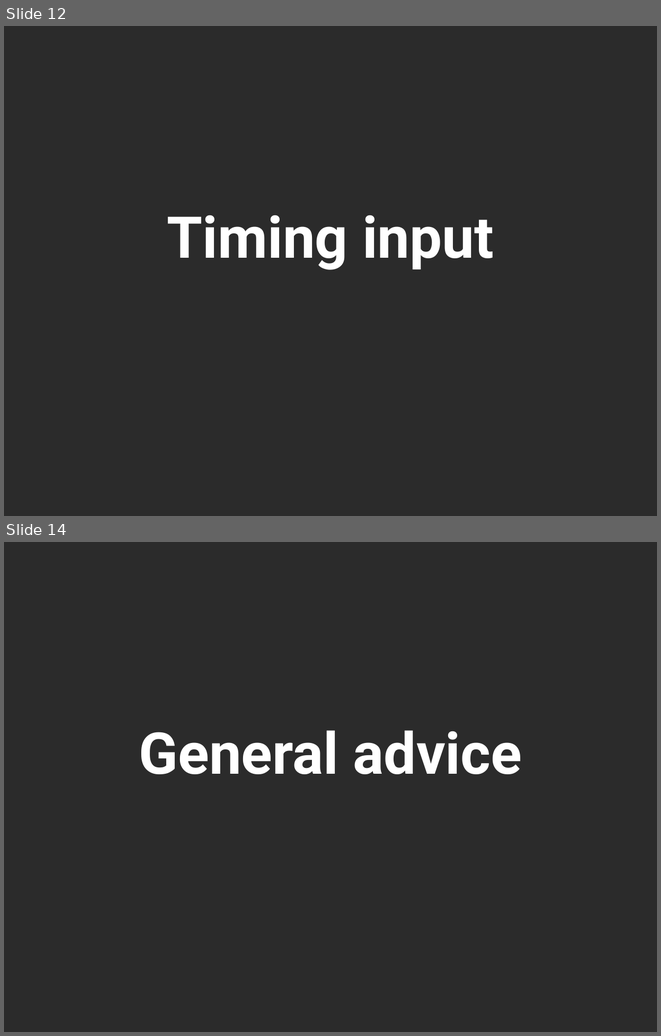
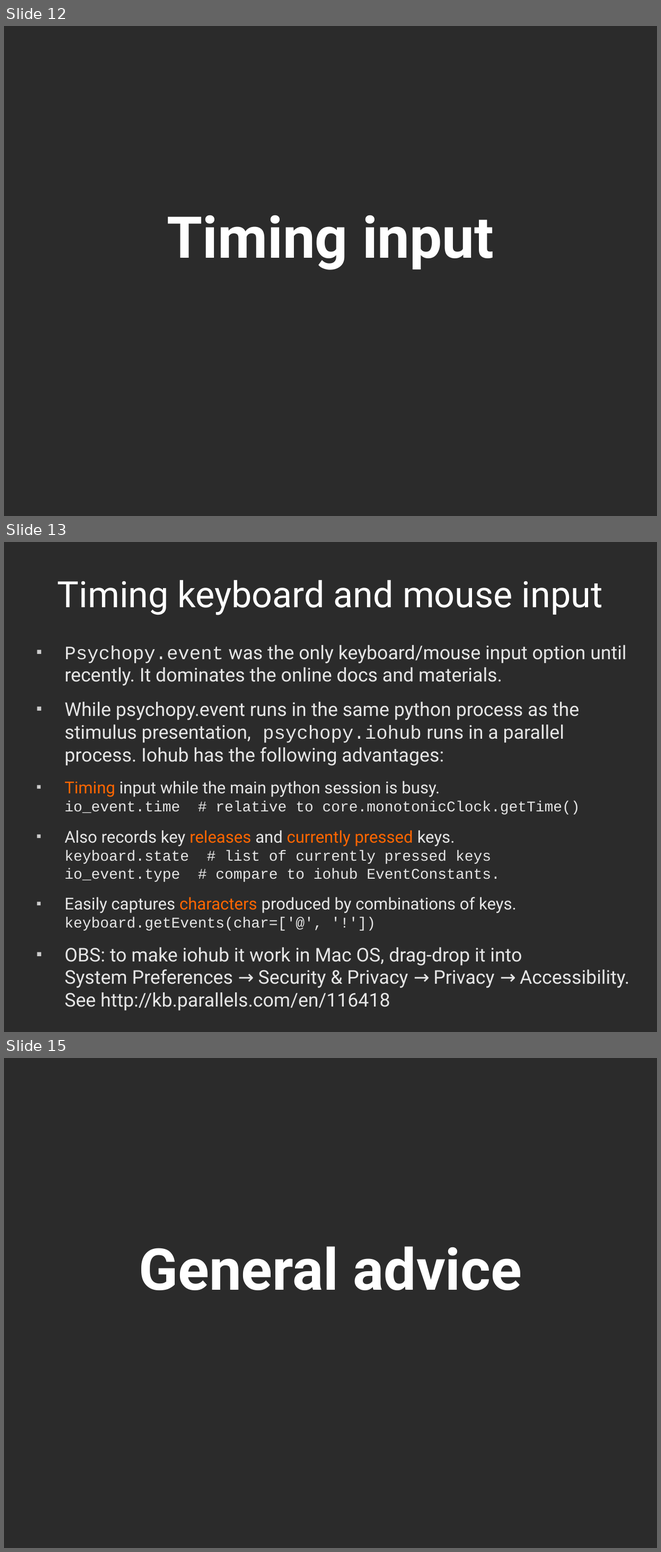
Before and after one commit to lindeloev/psychopy-course, a slide deck: presentations/ppc2_precision.odp. Shown one above the other, each under a label of ours: slides 12 and 14 before the commit, slides 12, 13 and 15 after it; the slides between them are not shown. The pictures are 661x1036 and 661x1552 pixels, drawn with LibreOffice and Linux fonts; fonts in the diff are those of the drawing; background and template pictures are left out; a plain dark background stands for a picture behind light text. Boxes give left, top, right and bottom in pixels: in the first picture for what was removed or moved away, otherwise in the second. Text is boxed around its words. In the diff, an @@ line names an element or a change of style, - is before the commit and + after.

Commit message:
Updated presentation with iohub vs. event info.

```diff
--- a/presentations/ppc2_precision.odp
+++ b/presentations/ppc2_precision.odp
@@ slide 13 added at (x1=4, y1=542, x2=657, y2=1032), background picture (left out) @@
@@ title added at (x1=58, y1=580, x2=603, y2=615), 44 pt, text #FFFFFF @@
+Timing keyboard and mouse input
@@ text added at (x1=64, y1=645, x2=629, y2=1011), 23 pt, text #E6E6E6 @@
+■ Psychopy.event was the only keyboard/mouse input option until recently. It dominates the online docs and materials.
+■ While psychopy.event runs in the same python process as the stimulus presentation, psychopy.iohub runs in a parallel process. Iohub has the following advantages:
+■ Timing input while the main python session is busy.
+  io_event.time # relative to core.monotonicClock.getTime()
+■ Also records key releases and currently pressed keys.
+  keyboard.state # list of currently pressed keys
+  io_event.type # compare to iohub EventConstants.
+■ Easily captures characters produced by combinations of keys.
+  keyboard.getEvents(char=['@', '!'])
+■ OBS: to make iohub it work in Mac OS, drag-drop it into
+  System Preferences → Security & Privacy → Privacy → Accessibility. See http://kb.parallels.com/en/116418
@@ what was slide 14 is now slide 15 @@
```
Also in this commit, not shown: 1 slide changed, 1 other file.
